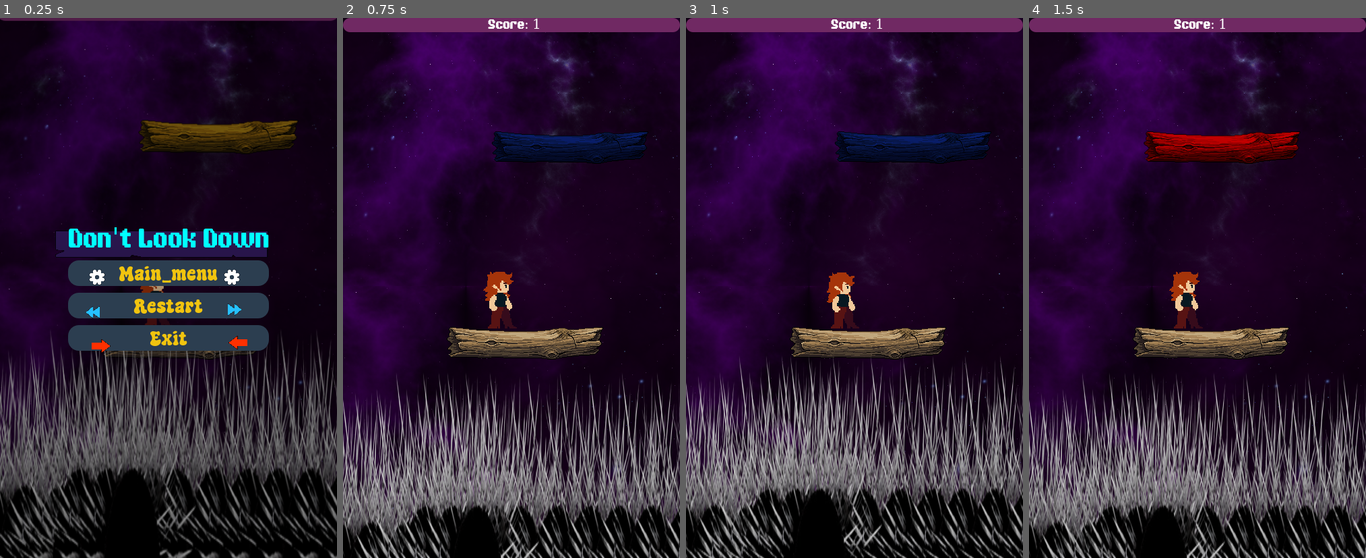
Above: before the commit, frames 1-4 (left to right).
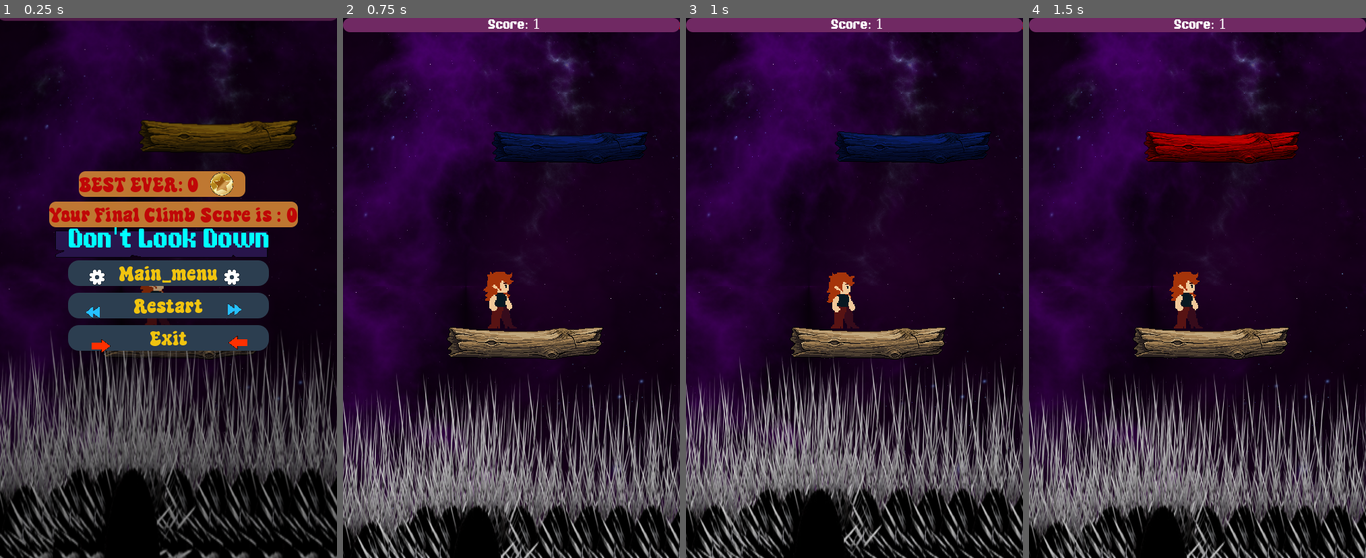
Above: after the commit, the same moments.

Repository: niranjansthaa11-code/jumping-game
Game: Godot game, scene res://Scences/exit_menu.tscn
The game is run twice, just before and just after one commit, with the same random seed, the same clock (stepped at 60 frames per second) and the same inputs. This scene is started directly instead of the project's main scene.
Inputs:
- Up to frame 1 (0.25 s): no input
- Up to frame 2 (0.75 s): click "Restart" at 0.5 s
- Up to frame 3 (1 s): no input
- Up to frame 4 (1.5 s): click "Start" at 1.25 s

The runs differ from the first frame. In frame 1, 5.8% of the frame differs, in the area x 14-89%, y 28-39%; in frame 2, less than 0.1%; in frame 3, less than 0.1%; in frame 4, nothing differs.

Commit message:
added the new high score logic + toatal score + audio played when the player reaches the high score

Diff:
--- /dev/null
+++ b/Scences/Music_manager.tscn
@@ -0,0 +1,3 @@
+[gd_scene format=3 uid="uid://bg4s51vpb4p30"]
+
+[node name="Node2D" type="Node2D"]
--- a/Scences/exit_menu.gd
+++ b/Scences/exit_menu.gd
@@ -1,7 +1,10 @@
 extends Control
-
+@onready var final_score_display = $Final_score
+@onready var best_score_label = $Best_score
 # Called when the node enters the scene tree for the first time.
 func _ready() -> void:
+	final_score_display.text = "Your Final Climb Score is : " + str(ScoreManager.total_score)
+	best_score_label.text = "BEST EVER: " + str(ScoreManager.high_score)
 	pass # Replace with function body.
 
 
@@ -17,6 +20,7 @@
 
 
 func _on_restart_pressed() -> void:
+
 	get_tree().change_scene_to_file("res://Scences/game_manager.tscn")
 
 	pass # Replace with function body.
--- a/Scences/exit_menu.tscn
+++ b/Scences/exit_menu.tscn
@@ -8,6 +8,7 @@
 [ext_resource type="Texture2D" uid="uid://c2d2f4hx3mnf2" path="res://Assets/texture_buttons/PNGs/Icons/GameIcons/IconNext.png" id="6_0xqvm"]
 [ext_resource type="Texture2D" uid="uid://cnwtnuk8cvam1" path="res://Assets/texture_buttons/PNGs/Icons/GameIcons/IconSettings.png" id="7_sxmb4"]
 [ext_resource type="Texture2D" uid="uid://bwob1gxfow6sb" path="res://Assets/texture_buttons/PNGs/Icons/GameIcons/IconArrow.png" id="8_5px0f"]
+[ext_resource type="Texture2D" uid="uid://b37ek74jsyjrb" path="res://Assets/texture_buttons/PNGs/Icons/GameIcons/IconCoin.png" id="9_sxmb4"]
 
 [sub_resource type="StyleBoxTexture" id="StyleBoxTexture_mtydg"]
 texture = ExtResource("1_dtv8f")
@@ -47,6 +48,14 @@
 corner_radius_top_right = 16
 corner_radius_bottom_right = 16
 corner_radius_bottom_left = 16
+
+[sub_resource type="StyleBoxFlat" id="StyleBoxFlat_sxmb4"]
+bg_color = Color(0.8235294, 0.52156866, 0.20392157, 0.8980392)
+corner_radius_top_left = 10
+corner_radius_top_right = 10
+corner_radius_bottom_right = 10
+corner_radius_bottom_left = 10
+shadow_color = Color(0.7501338, 0.2153283, 0.10804891, 1)
 
 [node name="Exit_menu" type="Control"]
 layout_mode = 3
@@ -161,6 +170,49 @@
 scale = Vector2(0.117187515, 0.117187515)
 texture = ExtResource("8_5px0f")
 
+[node name="Final_score" type="Label" parent="."]
+layout_mode = 1
+anchors_preset = -1
+anchor_left = 0.514
+anchor_top = 0.363
+anchor_right = 0.514
+anchor_bottom = 0.363
+offset_left = -20.0
+offset_top = -11.399994
+offset_right = 20.0
+offset_bottom = 11.600006
+grow_horizontal = 2
+grow_vertical = 2
+theme_override_colors/font_color = Color(0.7529412, 0.02745098, 0.02745098, 1)
+theme_override_fonts/font = ExtResource("3_sdrn5")
+theme_override_font_sizes/font_size = 30
+theme_override_styles/normal = SubResource("StyleBoxFlat_sxmb4")
+text = "dfdffdfdfdfdfdfdfdfdf"
+
+[node name="Best_score" type="Label" parent="."]
+layout_mode = 1
+anchors_preset = -1
+anchor_left = 0.514
+anchor_top = 0.363
+anchor_right = 0.514
+anchor_bottom = 0.363
+offset_left = -140.0
+offset_top = -63.399994
+offset_right = 107.0
+offset_bottom = -25.399994
+grow_horizontal = 2
+grow_vertical = 2
+theme_override_colors/font_color = Color(0.7529412, 0.02745098, 0.02745098, 1)
+theme_override_fonts/font = ExtResource("3_sdrn5")
+theme_override_font_sizes/font_size = 30
+theme_override_styles/normal = SubResource("StyleBoxFlat_sxmb4")
+text = "a"
+
+[node name="IconCoin" type="Sprite2D" parent="."]
+position = Vector2(329.00003, 246.00002)
+scale = Vector2(0.14355469, 0.14355469)
+texture = ExtResource("9_sxmb4")
+
 [connection signal="pressed" from="VBoxContainer/Main_menu" to="." method="_on_main_menu_pressed"]
 [connection signal="pressed" from="VBoxContainer/Restart" to="." method="_on_restart_pressed"]
 [connection signal="pressed" from="VBoxContainer/exit_button" to="." method="_on_exit_button_pressed"]
--- a/Scences/game_manager.tscn
+++ b/Scences/game_manager.tscn
@@ -344,6 +344,12 @@
 theme_override_styles/normal = SubResource("StyleBoxFlat_n5h5e")
 horizontal_alignment = 1
 
+[node name="Label" type="Label" parent="CanvasLayer"]
+offset_left = 416.0
+offset_right = 456.0
+offset_bottom = 23.0
+theme_override_colors/font_color = Color(0.8156863, 0, 0, 1)
+
 [connection signal="body_entered" from="Blackhole/Main_one" to="Blackhole" method="_on_main_one_body_entered"]
 
 [editable path="CharacterBody2D"]
--- a/Scences/player.tscn
+++ b/Scences/player.tscn
@@ -6,6 +6,7 @@
 [ext_resource type="Texture2D" uid="uid://dht4ny4mgdxho" path="res://Assets/Sprites/spr_player_idle_strip5.png" id="2_njme2"]
 [ext_resource type="Texture2D" uid="uid://c6p52kmafya8t" path="res://Assets/Sprites/spr_player_jump_strip12.png" id="3_5xvqy"]
 [ext_resource type="AudioStream" uid="uid://bkis2u1vam57h" path="res://Assets/Music/jump_2.mp3" id="5_yfn50"]
+[ext_resource type="AudioStream" uid="uid://gvmykejy3x73" path="res://Assets/Music/celebration.mp3" id="7_f0j0c"]
 
 [sub_resource type="AtlasTexture" id="AtlasTexture_yq6qu"]
 atlas = ExtResource("2_26jep")
@@ -300,4 +301,9 @@
 stream = ExtResource("5_yfn50")
 volume_db = 5.0
 
+[node name="High_score" type="AudioStreamPlayer" parent="."]
+unique_name_in_owner = true
+stream = ExtResource("7_f0j0c")
+volume_db = 0.05
+
 [connection signal="body_entered" from="Area2D" to="." method="body_touch_by_floor"]
--- a/project.godot
+++ b/project.godot
@@ -18,6 +18,7 @@
 [autoload]
 
 MainMenu="res://Scences/main_menu.tscn"
+ScoreManager="*res://scripts/Global_score.gd"
 
 [display]
 
--- /dev/null
+++ b/scripts/Global_score.gd
@@ -0,0 +1,8 @@
+extends Node
+
+var total_score: int = 0
+var high_score:int=0
+var previous_high_score: int = 0
+func update_high_score():
+	if total_score > high_score:
+		high_score=total_score
--- a/scripts/floor.gd
+++ b/scripts/floor.gd
@@ -18,7 +18,7 @@
 	# 1. Turn it dark immediately to warn the player
 	modulate = Color(0.1, 0.1, 0.1, 1.0)
 
-	await get_tree().create_timer(0.5).timeout
+	await get_tree().create_timer(0.3).timeout
 	var tween = create_tween()
 	tween.tween_property(self, "modulate", Color(0, 0, 0, 0), 0.5)
 	tween.finished.connect(queue_free)
--- a/scripts/player.gd
+++ b/scripts/player.gd
@@ -8,6 +8,10 @@
 var gravity = 1000
 var score = 0
 @onready var score_label = $"../CanvasLayer/ScoreLabel"
+@onready var High_score_label = $"../CanvasLayer/Label"
+var has_played_high_score_sound = false
+
+
 
 func _physics_process(delta):
 	# adding gravity for the sprite
@@ -40,17 +44,30 @@
 			sprite.play("idle")
 	# 4. Final step: Apply the movement
 	move_and_slide()
+
+	# Check for collisions AFTER moving
 	for i in get_slide_collision_count():
 		var collision = get_slide_collision(i)
 		var collider = collision.get_collider()
+		if collider.has_method("get_score"):
+			if collision.get_normal().dot(Vector2.UP) > 0.5:
+				var points_to_add = collider.get_score()
+				if points_to_add > 0:
+					score += points_to_add
+					if score > ScoreManager.high_score:
+						High_score_label.text = "HIGH SCORE !!"
+						if not has_played_high_score_sound:
+							%High_score.play()
+							has_played_high_score_sound = true
+				# Update the high score record
+					ScoreManager.high_score = score
+					ScoreManager.total_score = score
 
-		if collider.has_method("get_score") and velocity.y >= 0:
-			var points_to_add = collider.get_score()
-			if points_to_add > 0:
-				score += points_to_add
-				score_label.text = "  Score: " + str(score)
+					score_label.text = "  Score: " + str(score)
 
-
+func die():
+	ScoreManager.update_high_score()
+	get_tree().change_scene_to_file("res://Scences/exit_menu.tscn")
 func body_touch_by_floor(body: Node2D) -> void:
 	if body.is_in_group("floor"):
 		velocity.y= 300
Not shown, added: Assets/Music/celebration.mp3.import
Not shown: 1 places in Scences/exit_menu.tscn that only renumber resources
Not shown: 1 places in Scences/player.tscn that only renumber resources
Not shown, added: scripts/Global_score.gd.uid
Not shown, added: Assets/Music/celebration.mp3
